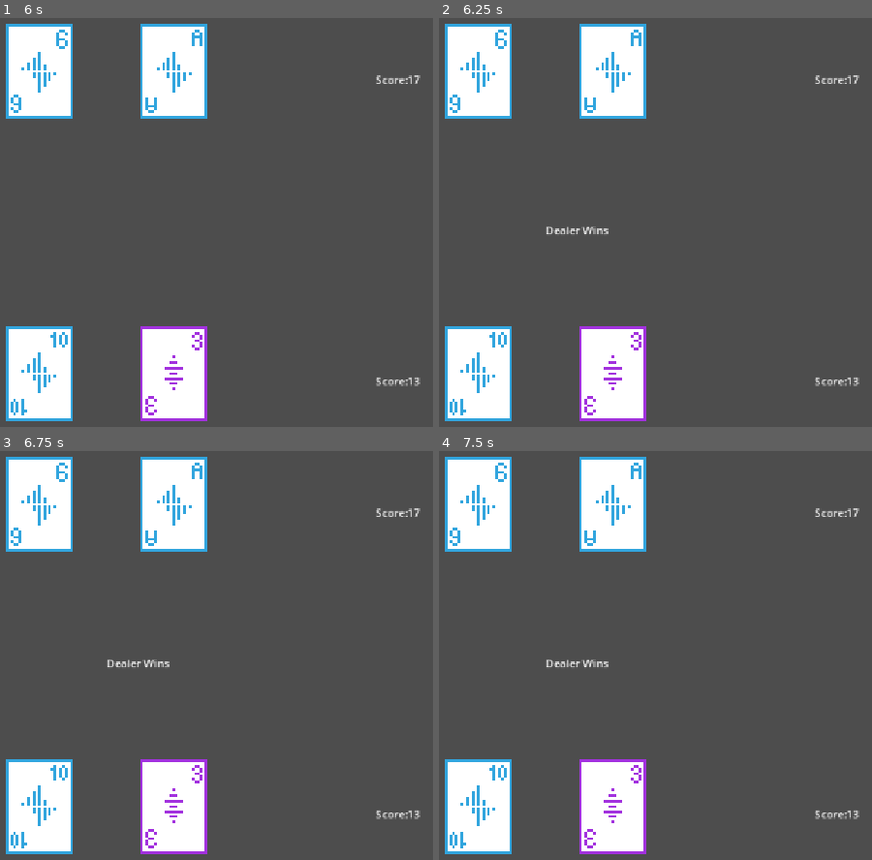
Above: before the commit, frames 1-4 (two rows, left to right).
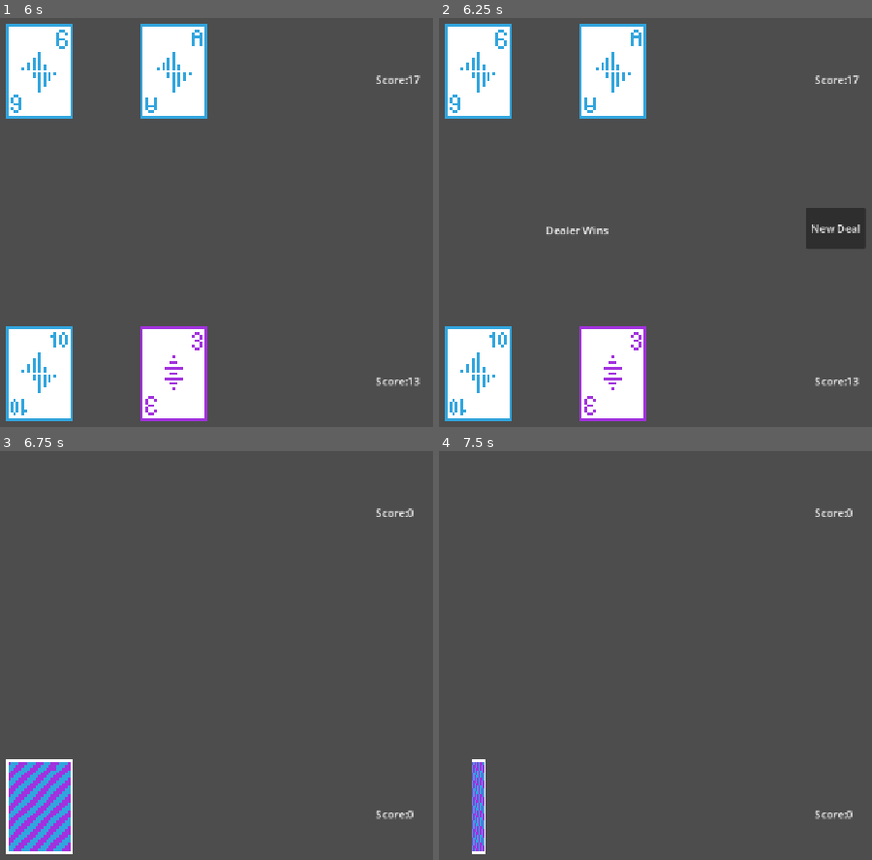
Above: after the commit, the same moments.

Repository: Nitro-87/blackjack
Game: Godot game, scene res://table.tscn
The game is run twice, just before and just after one commit, with the same random seed, the same clock (stepped at 60 frames per second) and the same inputs.
Inputs (mouse positions are in pixels of both pictures, inside the frame that each line leads up to):
- Up to frame 1 (6 s): tap Enter at 0.5, 4.25 s; tap Space (hit) at 0.6, 1.55, 2.1, 2.75, 3.05, 3.6, 4.55, 5, 5.1 s; tap Shift (stand) at 0.8, 1.35, 2.3, 2.85, 3.8, 4.35, 5.3, 5.85 s
- Up to frame 2 (6.25 s): tap Space (hit) at 6.05 s
- Up to frame 3 (6.75 s): click (398, 659) at 6.5 s, where only the run after the commit has a clickable "New Deal"
- Up to frame 4 (7.5 s): tap Enter at 7.25 s; tap Space (hit) at 7.35 s

Frame 1 is identical in both runs. In frame 2, 1.3% of the frame differs, in the area x 84-99%, y 46-57%; in frame 3, 14%; in frame 4, 14%, in the area x 1-98%, y 1-99%.

Commit message:
added ability to replay

Diff:
--- a/table.gd
+++ b/table.gd
@@ -56,6 +56,7 @@
 	player_score = hand_value(player_hand)
 	if player_score > 21:
 		$result.text = "Bust"
+		round_over()
 	else:
 		player_turn = true
 
@@ -80,15 +81,33 @@
 
 	if dealer_score > 21:
 		$result.text = "Dealer Busts"
+		round_over()
 	elif player_score > dealer_score:
 		$result.text = "Player wins"
+		round_over()
 	elif dealer_score > player_score:
 		$result.text = "Dealer Wins"
+		round_over()
 	else:
 		$result.text = "Push"
+		round_over()
 
-func _ready() -> void:
+func round_over():
+	$playAgain.show()
+
+
+func new_round():
+	player_turn = false
+	$result.text = ""
+	$playAgain.hide()
 	new_deck()
+
+	for card in player_hand:
+		card.queue_free()
+	for card in dealer_hand:
+		card.queue_free()
+	player_hand.clear()
+	dealer_hand.clear()
 
 	var new_card = deal_card()
 	player_hand.append(new_card)
@@ -111,6 +130,11 @@
 	await get_tree().create_timer(0.5).timeout
 	player_turn = true
 
+
+func _ready() -> void:
+	new_round()
+
+
 func _input(event):
 	if Input.is_action_just_pressed("stand") and player_turn:
 		stand()
@@ -130,3 +154,7 @@
 	else:
 		dealer_score = hand_value(dealer_hand)
 		$DealerHand/dtotal.text = ("Score:" + str(dealer_score))
+
+
+func _on_play_again_pressed() -> void:
+	new_round()
--- a/table.tscn
+++ b/table.tscn
@@ -47,3 +47,13 @@
 offset_top = 324.0
 offset_right = 624.0
 offset_bottom = 347.0
+
+[node name="playAgain" type="Button" parent="." unique_id=1516161488]
+visible = false
+offset_left = 963.0
+offset_top = 302.0
+offset_right = 1052.0
+offset_bottom = 363.0
+text = "New Deal"
+
+[connection signal="pressed" from="playAgain" to="." method="_on_play_again_pressed"]
